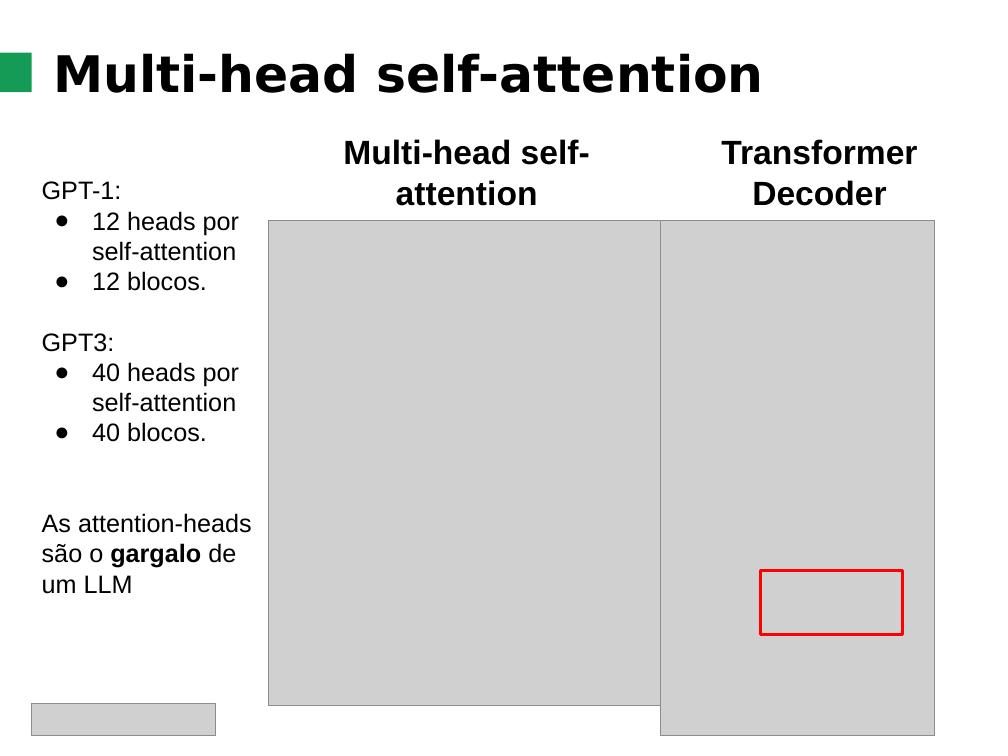
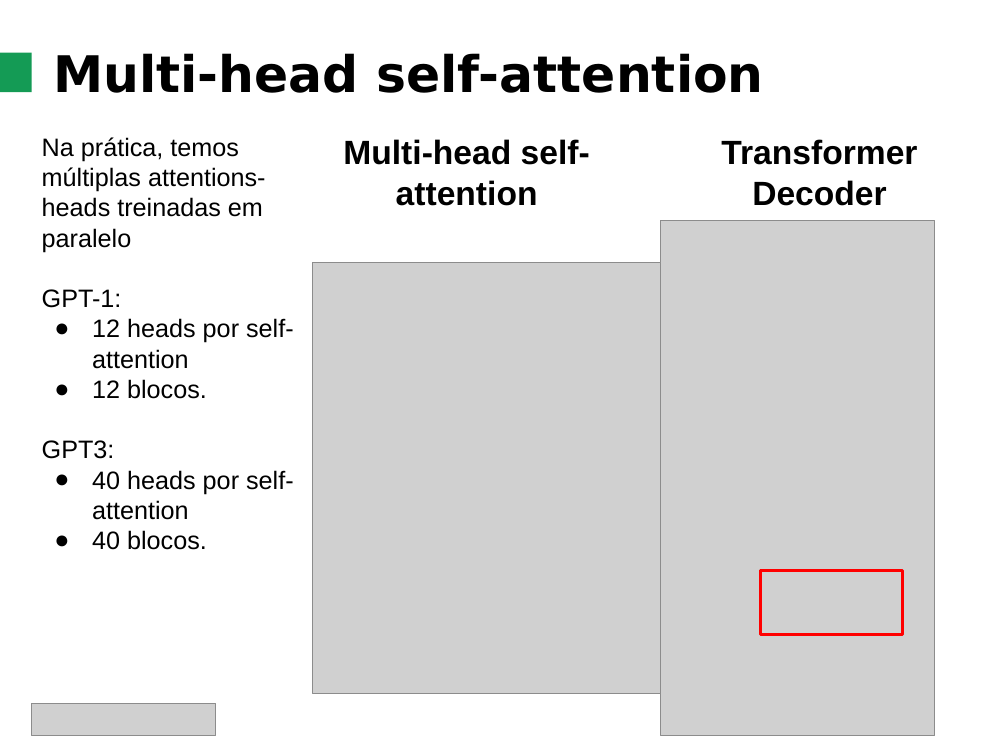
Before and after one commit to ThiagoBrandenburg/Aulas-gen-ai, a slide deck: slide 49 of Slides/P3 - Transformers.pptx (slide 45 before the commit). Drawn at 1008x756 pixels with LibreOffice and Linux fonts; fonts in the diff are those of the drawing; grey boxes stand for pictures. Boxes give left, top, right and bottom in pixels: in the first picture for what was removed or moved away, otherwise in the second. Text is boxed around its words. In the diff, an @@ line names an element or a change of style, - is before the commit and + after.

```diff
--- a/Slides/P3 - Transformers.pptx
+++ b/Slides/P3 - Transformers.pptx
@@ text "Na prática, temos múltiplas attentions-heads ..." moved from (x1=42, y1=181, x2=252, y2=594) to (x1=42, y1=137, x2=294, y2=550) @@
@@ text at (x1=42, y1=137, x2=266, y2=252): paragraph added @@
+Na prática, temos múltiplas attentions-heads treinadas em paralelo
@@ picture resized from (x1=269, y1=220, x2=661, y2=706) to (x1=312, y1=262, x2=660, y2=694) @@
@@ text at (x1=42, y1=513, x2=252, y2=594): paragraph removed @@
-As attention-heads são o gargalo de um LLM
```
Also in this commit, not shown: 18 other slides changed, 6 slides added, 1 other file.
